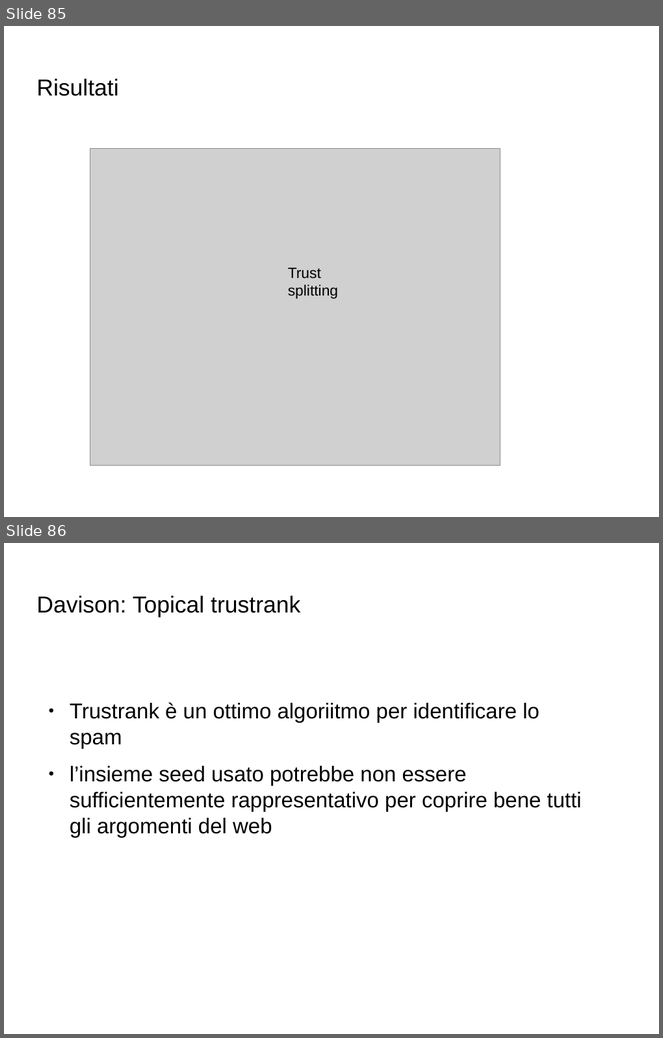
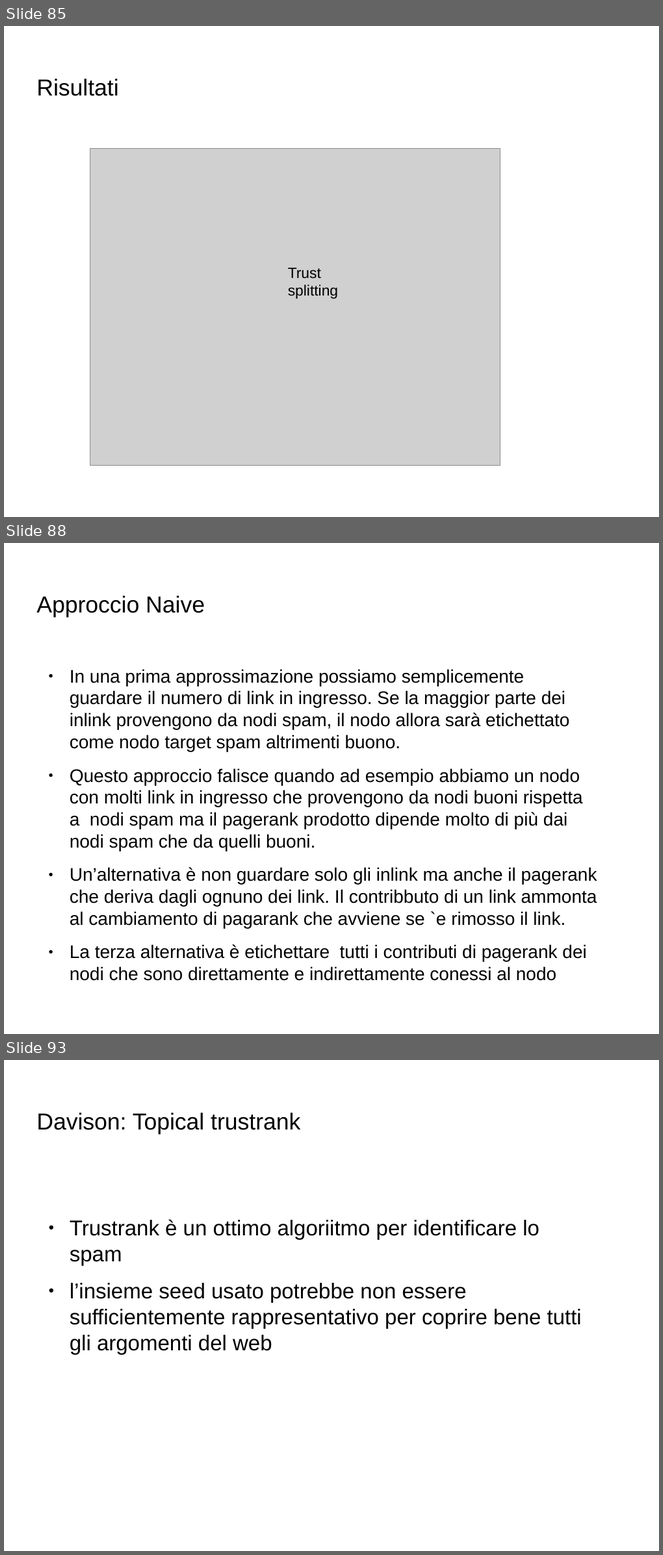
Before and after one commit to Toolanto/presentation, a slide deck: presentazione.odp. Shown one above the other, each under a label of ours: slides 85 and 86 before the commit, slides 85, 88 and 93 after it; the slides between them are not shown. The pictures are 663x1038 and 663x1555 pixels, drawn with LibreOffice and Linux fonts; fonts in the diff are those of the drawing; grey boxes stand for pictures; background and template pictures are left out. Boxes give left, top, right and bottom in pixels: in the first picture for what was removed or moved away, otherwise in the second. Text is boxed around its words. In the diff, an @@ line names an element or a change of style, - is before the commit and + after.

```diff
--- a/presentazione.odp
+++ b/presentazione.odp
@@ slide 88 added at [4, 543, 659, 1034], background picture (left out) @@
@@ title added at [36, 596, 205, 618], 28 pt, text #000000 @@
+Approccio Naive
@@ text added at [70, 669, 597, 962], 22.1 pt, text #000000 @@
+● In una prima approssimazione possiamo semplicemente guardare il numero di link in ingresso. Se la maggior parte dei inlink provengono da nodi spam, il nodo allora sarà etichettato come nodo target spam altrimenti buono.
+● Questo approccio falisce quando ad esempio abbiamo un nodo con molti link in ingresso che provengono da nodi buoni rispetta a nodi spam ma il pagerank prodotto dipende molto di più dai nodi spam che da quelli buoni.
+● Un’alternativa è non guardare solo gli inlink ma anche il pagerank che deriva dagli ognuno dei link. Il contribbuto di un link ammonta al cambiamento di pagarank che avviene se `e rimosso il link.
+● La terza alternativa è etichettare tutti i contributi di pagerank dei nodi che sono direttamente e indirettamente conessi al nodo
@@ what was slide 86 is now slide 93 @@
```
Also in this commit, not shown: 1 slide changed, 6 other slides added.
